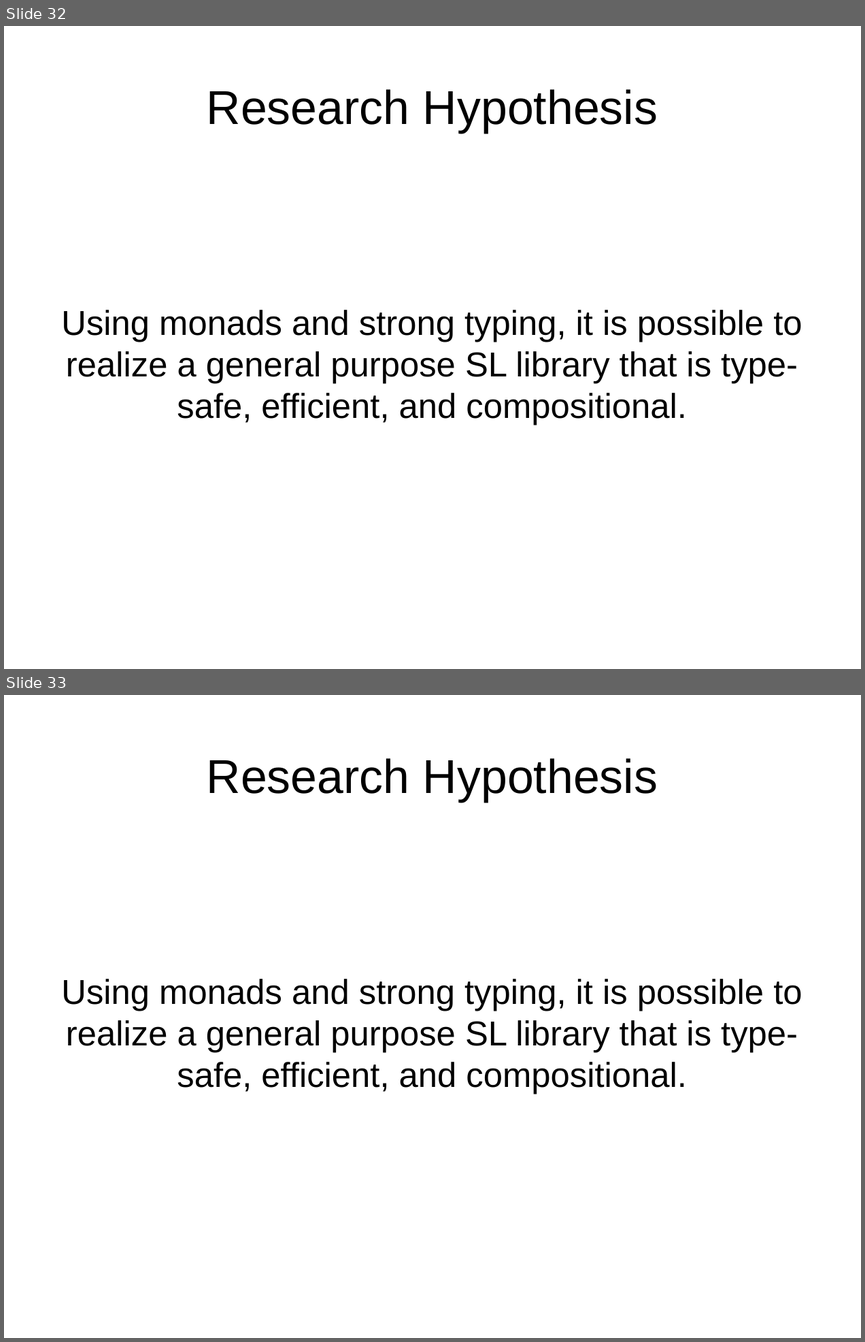
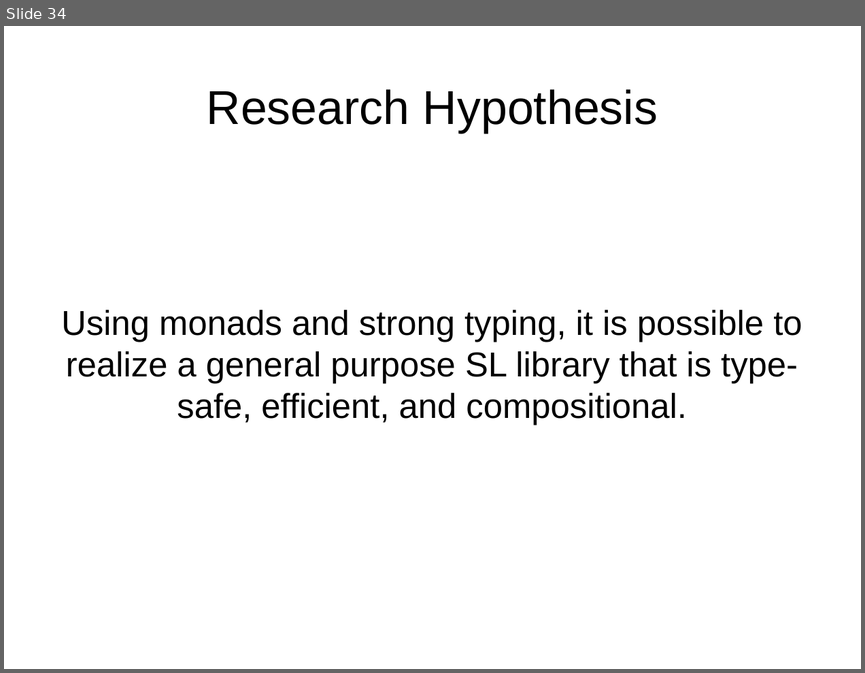
Before and after one commit to bstamour/SLHS, a slide deck: docs/proposal-from-bob.odp. Shown one above the other, each under a label of ours: slides 32 and 33 before the commit, slide 34 after it. The pictures are 865x1342 and 865x673 pixels, drawn with LibreOffice and Linux fonts; fonts in the diff are those of the drawing. Boxes give left, top, right and bottom in pixels: in the first picture for what was removed or moved away, otherwise in the second. Text is boxed around its words. In the diff, an @@ line names an element or a change of style, - is before the commit and + after.

```diff
--- a/docs/proposal-from-bob.odp
+++ b/docs/proposal-from-bob.odp
@@ slide 33 removed at box(4, 695, 861, 1338), background #FFFFFF @@
@@ title removed at box(207, 758, 657, 802) @@
-Research Hypothesis
@@ subtitle removed at box(61, 979, 802, 1093) @@
-Using monads and strong typing, it is possible to realize a general purpose SL library that is type-safe, efficient, and compositional.
@@ what was slide 32 is now slide 34 @@
```
Also in this commit, not shown: 27 slides changed, 2 slides added.
